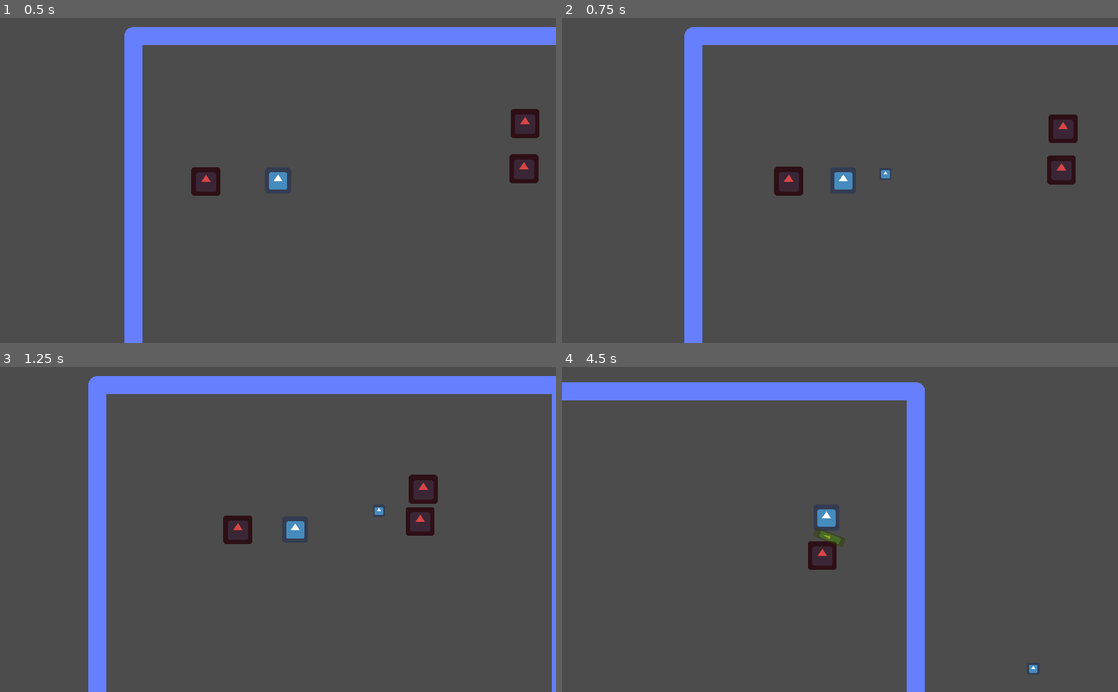
Above: before the commit, frames 1-4 (two rows, left to right).
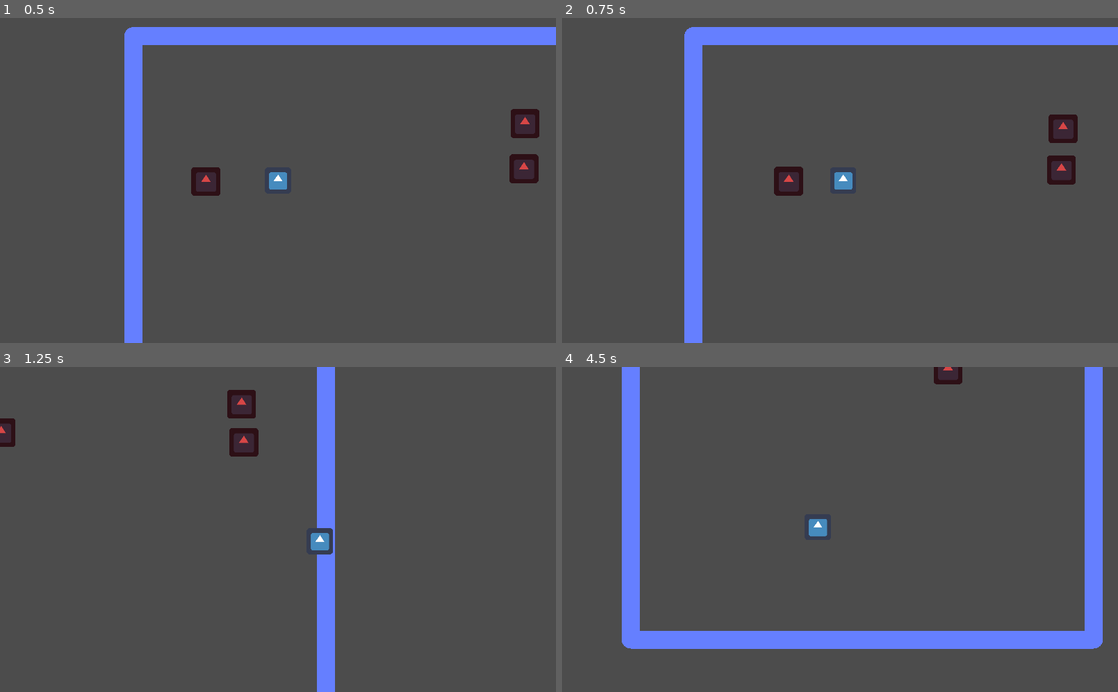
Above: after the commit, the same moments.

Repository: ectucker1/ksufalljam2020
Game: Godot game, scene res://Arena/Arena.tscn
Two runs of this game, one before a commit and one after it. Both use one fixed random seed, a clock stepped at 60 frames per second and the inputs below. The engine's default icon, where the game draws it, is replaced by a stand-in: a white triangle on a blue panel in a dark square.
Inputs (mouse positions are in pixels of both pictures, inside the frame that each line leads up to):
- Up to frame 1 (0.5 s): no input
- Up to frame 2 (0.75 s): move the mouse to (962, 164) at 0.52 s; press the mouse at (962, 164) at 0.53 s; hold D (move_right) from 0.53 s (still down)
- Up to frame 3 (1.25 s): keep holding D (move_right); right-click (400, 513) at 0.8 s
- Up to frame 4 (4.5 s): move the mouse to (728, 545) at 1.27 s; release D (move_right) at 1.28 s; release the mouse at (728, 545) at 1.28 s; hold S (move_down) 1.28-2.03 s; right-click (728, 545) at 1.35 s; click (728, 545) at 1.55 s; move the mouse to (895, 458) at 2.02 s; press the mouse at (895, 458) at 2.03 s; hold D (move_right) 2.03-2.78 s; right-click (895, 458) at 2.3 s; move the mouse to (812, 594) at 2.77 s; release the mouse at (812, 594) at 2.78 s; hold W (move_up) 2.78-3.53 s; right-click (812, 594) at 2.85 s; click (812, 594) at 3.05 s; move the mouse to (1006, 578) at 3.52 s; press the mouse at (1006, 578) at 3.53 s; hold A (move_left) from 3.53 s (still down); right-click (1006, 578) at 3.8 s; move the mouse to (673, 480) at 4.27 s; release the mouse at (673, 480) at 4.28 s; right-click (673, 480) at 4.35 s

Frame 1 is identical in both runs. In frame 2, less than 0.1% of the frame differs, in the area x 57-59%, y 46-50%; in frame 3, 14%; in frame 4, 17%, in the area x 0-98%, y 0-100%.

Commit message:
Three new mutations

Diff:
--- /dev/null
+++ b/player/mutations/lower_damage.gd
@@ -0,0 +1,12 @@
+class_name LowerDamageMutation
+extends Mutation
+
+
+func get_name():
+	return "Calcium Deficiency"
+
+func on_attached():
+	player.status.dealt_damage_mult *= 0.5
+
+func on_removed():
+	player.status.dealt_damage_mult /= 0.5
--- /dev/null
+++ b/player/mutations/thin_neck.gd
@@ -0,0 +1,12 @@
+class_name ThinNeckMutation
+extends Mutation
+
+
+func get_name():
+	return "Thin Neck"
+
+func on_attached():
+	player.status.screenshake_mult *= 5.0
+
+func on_removed():
+	player.status.screenshake_mult /= 5.0
--- /dev/null
+++ b/player/mutations/warp_drive.gd
@@ -0,0 +1,26 @@
+class_name WarpDriveMutation
+extends Mutation
+
+
+const COOLDOWN := 1.4
+
+const MIN_X := -128.0
+const MAX_X := 128.0
+const MIN_Y := -128.0
+const MAX_Y := 128.0
+
+var timeout := 0.0
+
+
+func get_name():
+	return "Warp Drive"
+
+func physics_process(delta):
+	timeout -= delta
+
+func on_used():
+	if timeout <= 0.0:
+		timeout = COOLDOWN
+		var x = rand_range(MIN_X, MAX_X)
+		var y = rand_range(MIN_Y, MAX_Y)
+		player.global_position = Vector2(x, y)
--- a/player/player.gd
+++ b/player/player.gd
@@ -33,8 +33,8 @@
 
 	connect("hurt", self, "hurt_anim")
 
-	set_primary_active(SpitMutation.new())
-	#add_passive(SharpTeethMutation.new())
+	#set_primary_active(SpitMutation.new())
+	set_secondary_active(WarpDriveMutation.new())
 
 # Called every frame. 'delta' is the elapsed time since the previous frame.
 func _process(delta):
--- a/player/player.tscn
+++ b/player/player.tscn
@@ -89,6 +89,7 @@
 [node name="BasicAttack" parent="Attacks" instance=ExtResource( 4 )]
 
 [node name="ChargeArea" type="Area2D" parent="Attacks"]
+monitoring = false
 script = ExtResource( 3 )
 damage = 10
 knockback_magnitude = 90.0
--- a/player/shake_camera.gd
+++ b/player/shake_camera.gd
@@ -21,7 +21,7 @@
 
 func _process(delta):
 	time += delta
-	var shake = GlobalEffects.trauma * GlobalEffects.trauma
+	var shake = GlobalEffects.trauma * GlobalEffects.trauma * GlobalConsts.player.status.screenshake_mult
 	offset_h = shake * noise.get_noise_2d(0, time) * MAX_X
 	offset_v = shake * noise.get_noise_2d(1, time) * MAX_Y
 	global_rotation = shake * noise.get_noise_2d(2, time) * MAX_ROT
--- a/player/status.gd
+++ b/player/status.gd
@@ -14,6 +14,8 @@
 var taken_damage_mult := 1.0
 
 var dealt_damage_mult := 1.0
+
+var screenshake_mult := 1.0
 
 
 func set_health(value):
--- a/project.godot
+++ b/project.godot
@@ -28,6 +28,11 @@
 "class": "HornsMutation",
 "language": "GDScript",
 "path": "res://player/mutations/horns.gd"
+}, {
+"base": "Mutation",
+"class": "LowerDamageMutation",
+"language": "GDScript",
+"path": "res://player/mutations/lower_damage.gd"
 }, {
 "base": "Reference",
 "class": "Mutation",
@@ -65,9 +70,19 @@
 "path": "res://player/mutations/spit.gd"
 }, {
 "base": "Mutation",
+"class": "ThinNeckMutation",
+"language": "GDScript",
+"path": "res://player/mutations/thin_neck.gd"
+}, {
+"base": "Mutation",
 "class": "VampirismMutation",
 "language": "GDScript",
 "path": "res://player/mutations/vampirism.gd"
+}, {
+"base": "Mutation",
+"class": "WarpDriveMutation",
+"language": "GDScript",
+"path": "res://player/mutations/warp_drive.gd"
 }, {
 "base": "Mutation",
 "class": "WeakBonesMutation",
@@ -79,6 +94,7 @@
 "FireMutation": "",
 "GrayscaleMutation": "",
 "HornsMutation": "",
+"LowerDamageMutation": "",
 "Mutation": "",
 "Player": "",
 "PlayerStatus": "",
@@ -86,7 +102,9 @@
 "SpeedUpMutation": "",
 "SpiderEyesMutation": "",
 "SpitMutation": "",
+"ThinNeckMutation": "",
 "VampirismMutation": "",
+"WarpDriveMutation": "",
 "WeakBonesMutation": ""
 }
 
